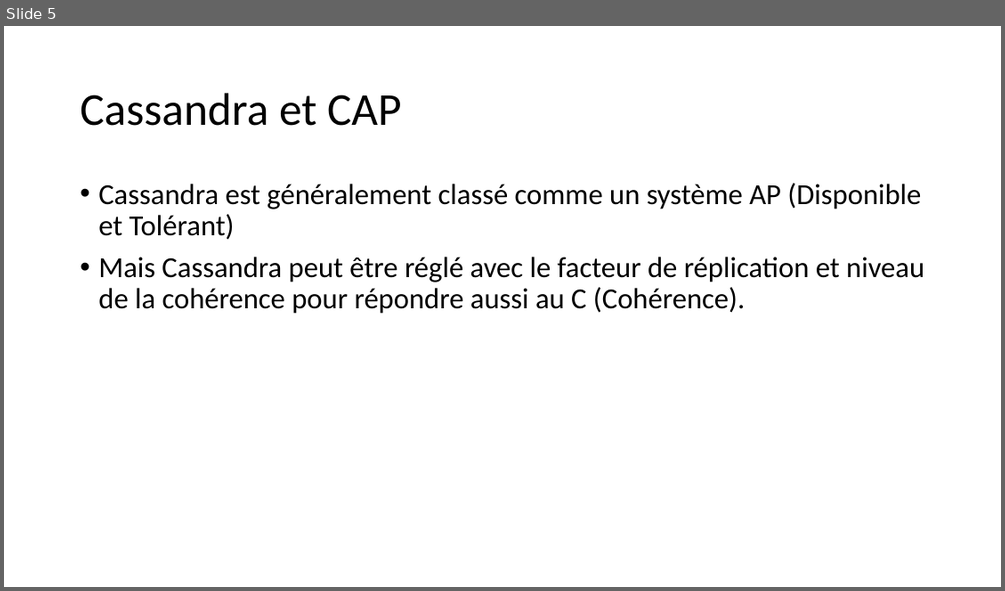
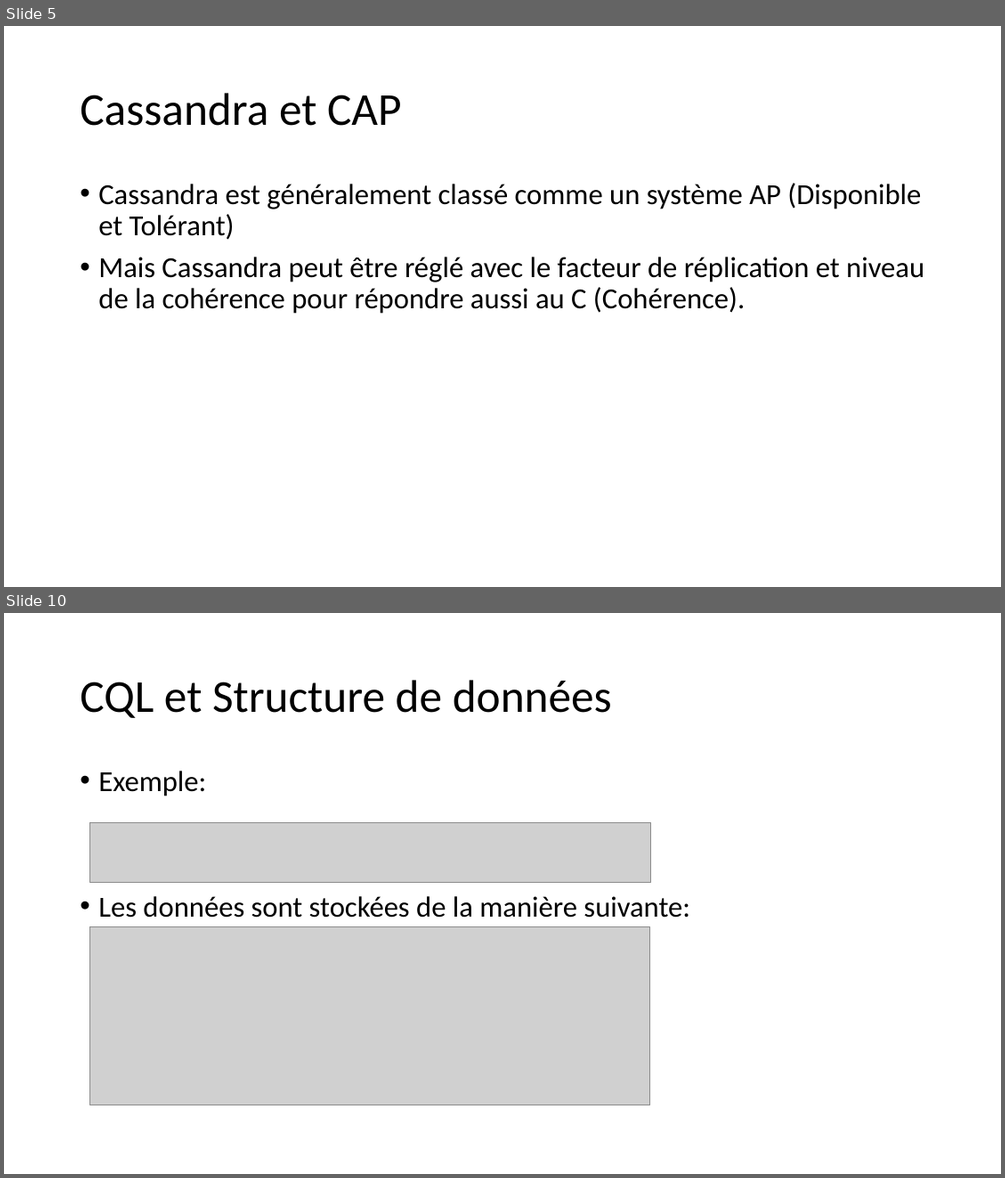
Before and after one commit to khalilbsaibes/cassandra, a slide deck: Cassandra.pptx. Shown one above the other, each under a label of ours: slide 5 before the commit, slides 5 and 10 after it; the slides between them are not shown. The pictures are 1005x591 and 1005x1178 pixels, drawn with LibreOffice and Linux fonts; fonts in the diff are those of the drawing; grey boxes stand for pictures. Boxes give left, top, right and bottom in pixels: in the first picture for what was removed or moved away, otherwise in the second. Text is boxed around its words. In the diff, an @@ line names an element or a change of style, - is before the commit and + after.

```diff
--- a/Cassandra.pptx
+++ b/Cassandra.pptx
@@ slide 10 added at box(4, 613, 1001, 1174), background #FFFFFF @@
@@ title added at box(80, 680, 612, 718), 44 pt, text #000000 @@
+CQL et Structure de données
@@ text added at box(98, 771, 690, 917), 28 pt, text #000000 @@
+• Exemple:
+• Les données sont stockées de la manière suivante:
@@ picture added at box(90, 822, 651, 882) @@
@@ picture added at box(90, 927, 650, 1106) @@
```
Also in this commit, not shown: 3 slides changed, 7 other slides added.
